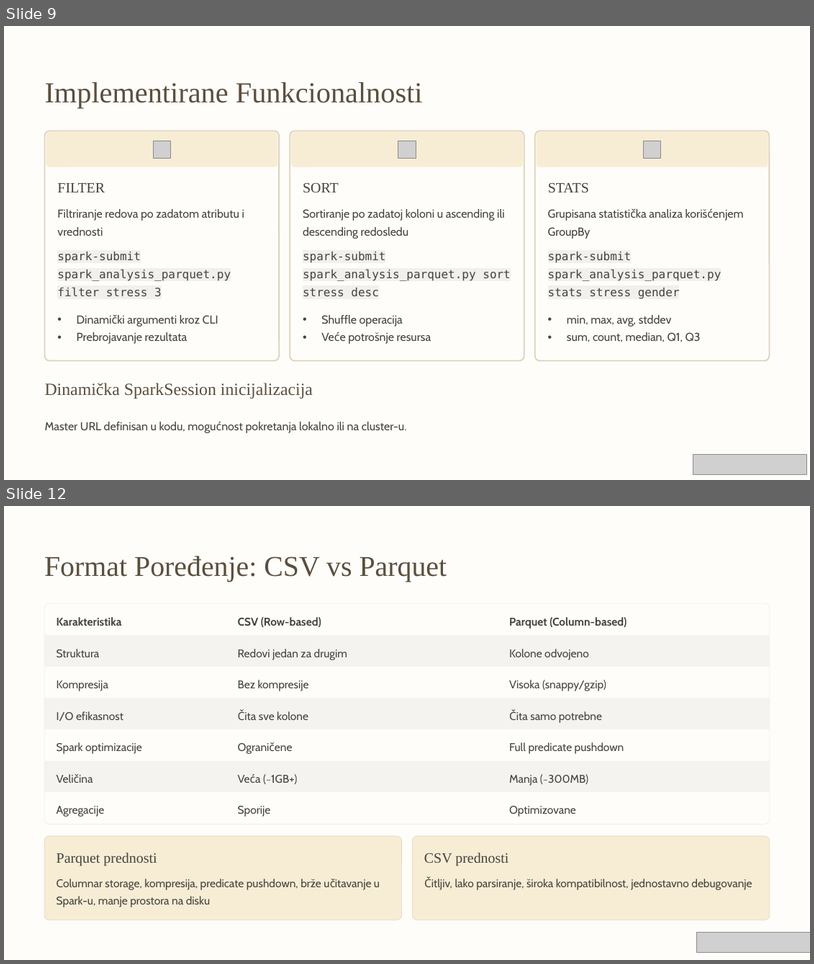
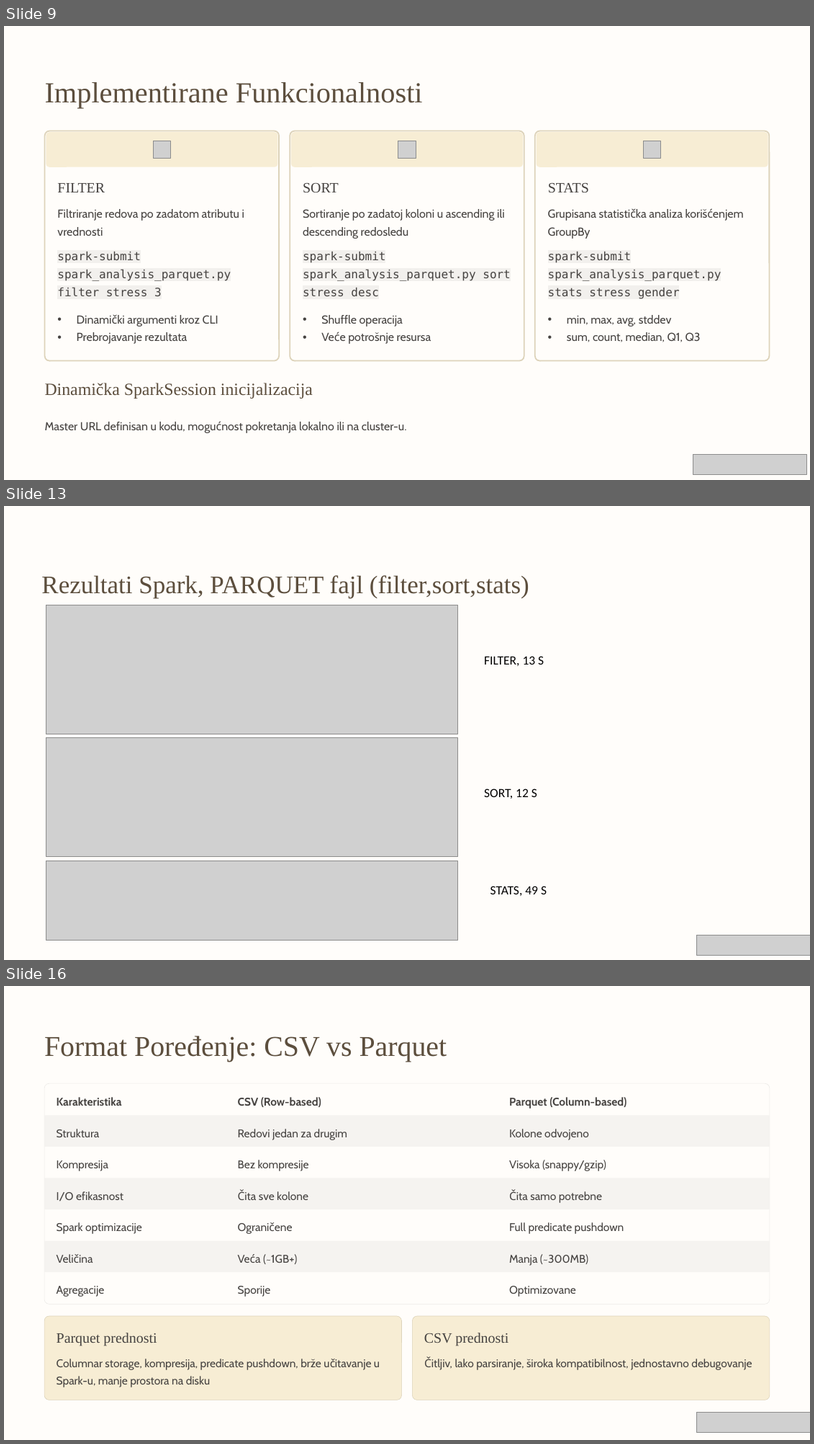
Before and after one commit to Sajko01/BigData, a slide deck: Aleksandar_Jovanovic_2120.pptx. Shown one above the other, each under a label of ours: slides 9 and 12 before the commit, slides 9, 13 and 16 after it; the slides between them are not shown. The pictures are 814x964 and 814x1444 pixels, drawn with LibreOffice and Linux fonts; fonts in the diff are those of the drawing; grey boxes stand for pictures; background and template pictures are left out. Boxes give left, top, right and bottom in pixels: in the first picture for what was removed or moved away, otherwise in the second. Text is boxed around its words. In the diff, an @@ line names an element or a change of style, - is before the commit and + after.

```diff
--- a/Aleksandar_Jovanovic_2120.pptx
+++ b/Aleksandar_Jovanovic_2120.pptx
@@ slide 13 added at <box>4,506,810,960</box>, background picture (left out); not listed: 1 template element that a slide beside it also shows @@
@@ text added at <box>41,575,530,598</box>, 36 pt, text #5C4E3D @@
+Rezultati Spark, PARQUET fajl (filter,sort,stats)
@@ picture added at <box>46,605,458,734</box> @@
@@ text added at <box>484,656,544,666</box>, 18 pt, text #000000 @@
+FILTER, 13 S
@@ picture added at <box>46,737,458,856</box> @@
@@ text added at <box>484,788,538,798</box>, 18 pt, text #000000 @@
+SORT, 12 S
@@ picture added at <box>46,860,458,940</box> @@
@@ text added at <box>491,885,547,896</box>, 18 pt, text #000000 @@
+STATS, 49 S
@@ picture added at <box>697,935,810,955</box> @@
@@ what was slide 12 is now slide 16 @@
```
Also in this commit, not shown: 1 slide changed, 4 other slides added, 1 slide removed, 17 other files.
